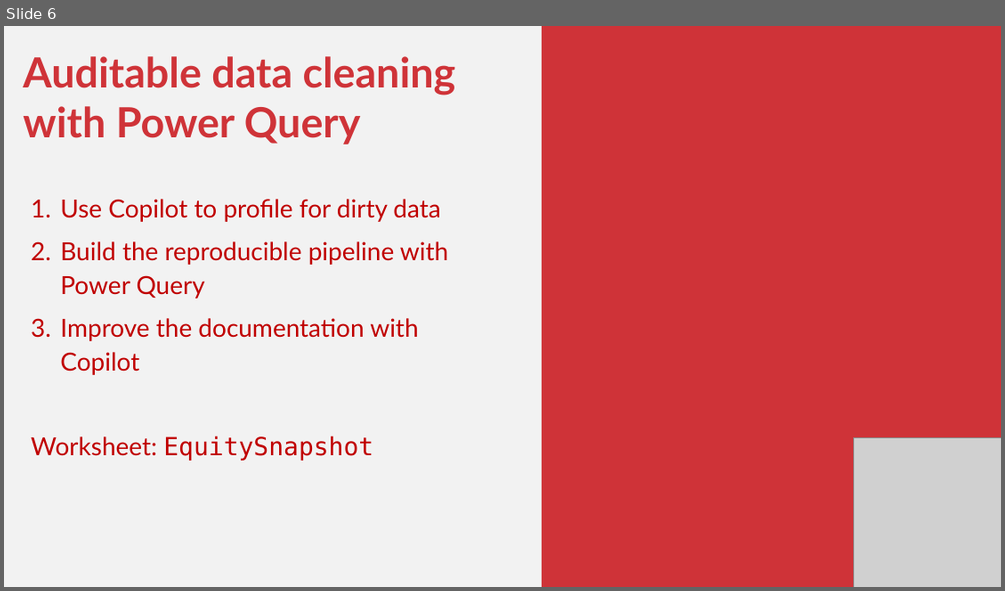
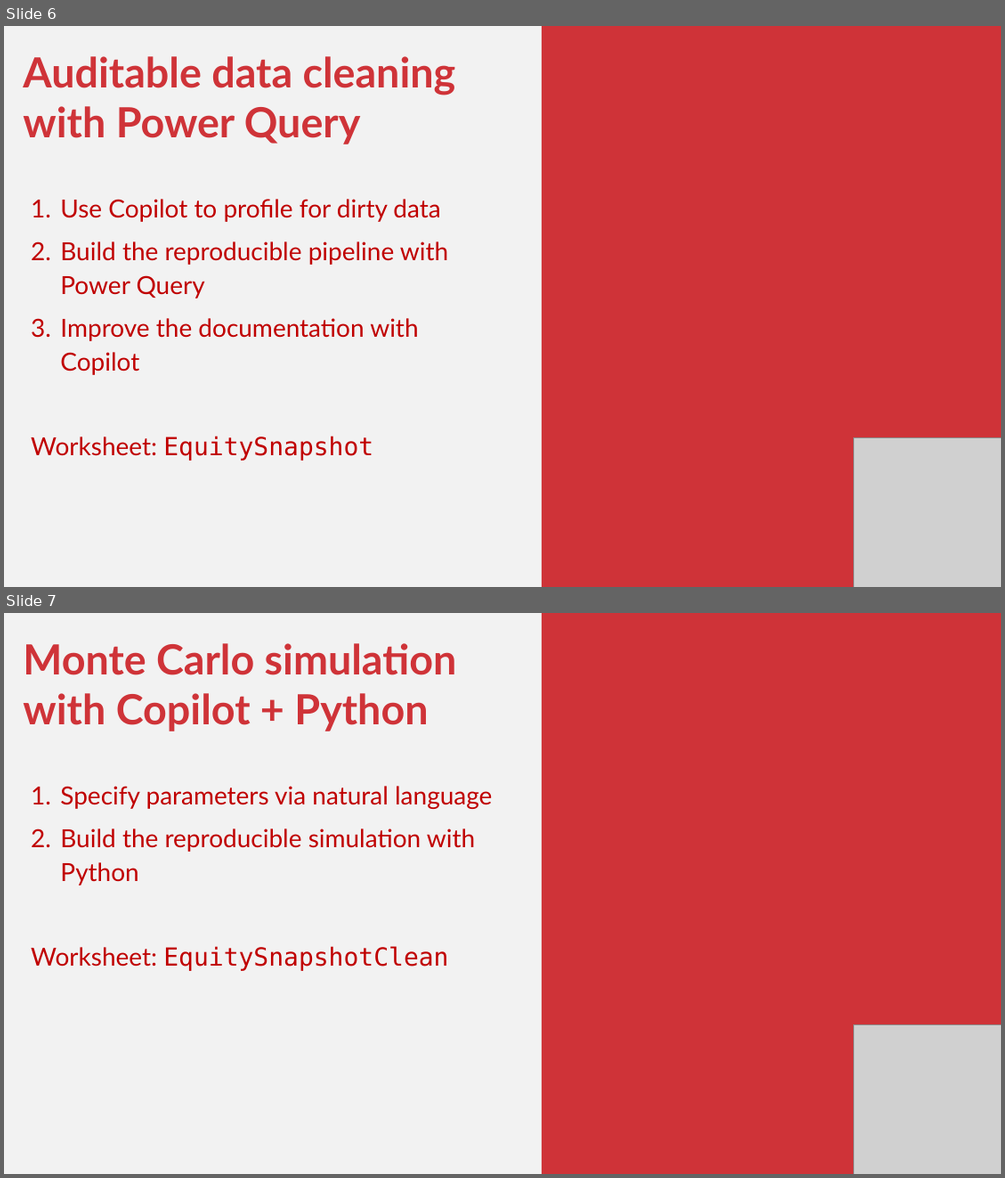
Before and after one commit to stringfestdata/ai-excel-financial-modelers-fmi, a slide deck: ai-financial-modeling-fmi.pptx. Shown one above the other, each under a label of ours: slide 6 before the commit, slides 6 and 7 after it. The pictures are 1005x591 and 1005x1178 pixels, drawn with LibreOffice and Linux fonts; fonts in the diff are those of the drawing; grey boxes stand for pictures. Boxes give left, top, right and bottom in pixels: in the first picture for what was removed or moved away, otherwise in the second. Text is boxed around its words. In the diff, an @@ line names an element or a change of style, - is before the commit and + after.

```diff
--- a/ai-financial-modeling-fmi.pptx
+++ b/ai-financial-modeling-fmi.pptx
@@ slide 7 added at box(4, 613, 1001, 1174), background #F2F2F2 @@
@@ rectangle added at box(542, 613, 1001, 1174), fill #CF3338 @@
@@ text added at box(23, 643, 492, 971), 36 pt, text #C00000 @@
+Monte Carlo simulation with Copilot + Python
+1. Specify parameters via natural language
+2. Build the reproducible simulation with Python
+Worksheet: EquitySnapshotClean
@@ picture added at box(853, 1024, 1001, 1174) @@
```
Also in this commit, not shown: 4 other slides added, 2 slides removed, 5 other files.
